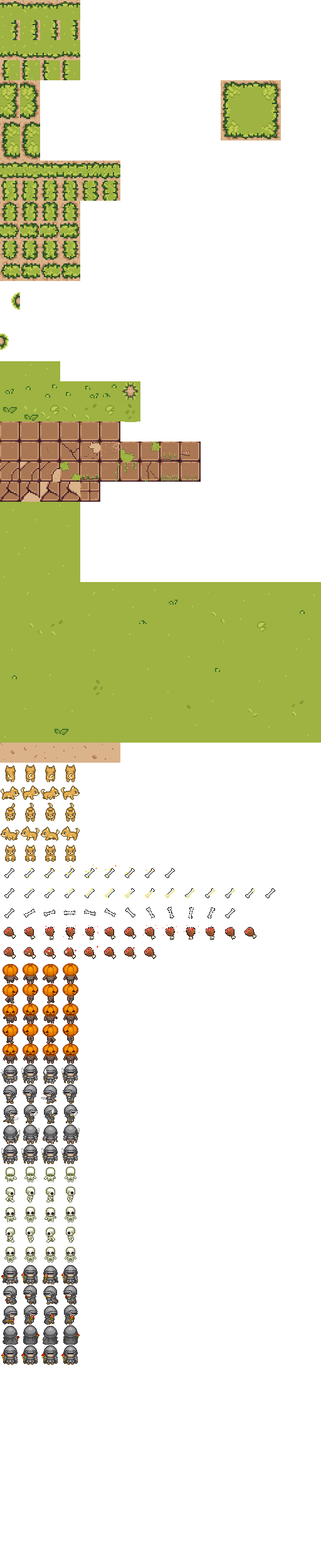
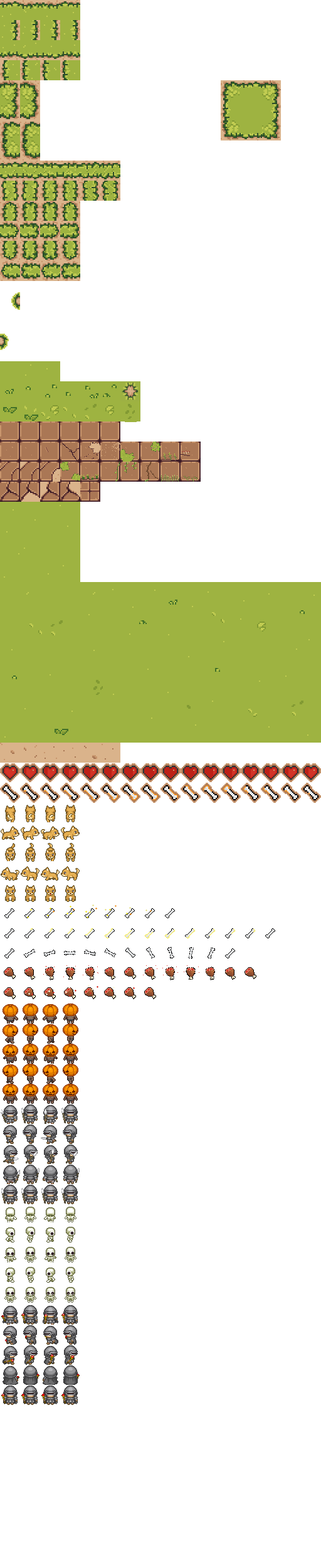
Two versions of the same layered image (w=321, h=1568). Layer-by-layer changes:
painted on "tiles.png copy #7" over [0,763,321,1405]
